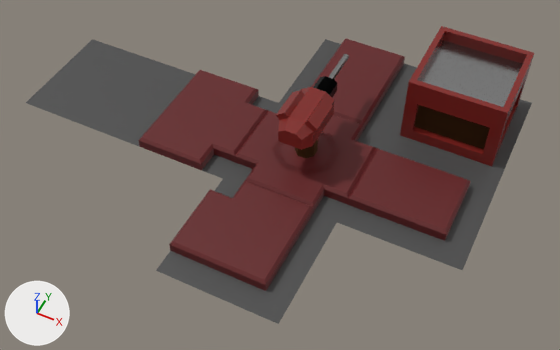
The Blender file Assets/Assets/paths.blend, before and after one commit.
Rendered twice from a camera (50 mm lens) standing at (3.54, -8.03, 9.39) and looking at (-0.23, -0.48, -0.04). Arrows for +X, +Y and +Z are at lower left; the lights stay in place.

Before the edit, the objects in view are built like this:
```python
ob_body = bpy.data.objects.new('Body', me_cylinder_001)
ob_body.parent = ob_shaft
ob_body.location = (0.0, 0.0, 0.0)
ob_path = bpy.data.objects.new('Path_', me_plane_007)
ob_path.location = (-4.0, 0.0, 0.0)
ob_path_corner = bpy.data.objects.new('Path_Corner', me_plane_005)
ob_path_corner.location = (0.0, -2.0, 0.0)
ob_path_cross = bpy.data.objects.new('Path_Cross', me_plane)
ob_path_cross.location = (0.0, 0.0, 0.0)
ob_path_end = bpy.data.objects.new('Path_End', me_plane_003)
ob_path_end.location = (2.0, 0.0, 0.0)
ob_path_straight = bpy.data.objects.new('Path_Straight', me_plane_004)
ob_path_straight.location = (0.0, 2.0, 0.0)
ob_path_t_juction = bpy.data.objects.new('Path_T-Juction', me_plane_006)
ob_path_t_juction.location = (-2.0, 0.0, 0.0)
ob_platform = bpy.data.objects.new('Platform', me_plane_008)
ob_platform.location = (2.0, 2.0, 0.0)
ob_turret = bpy.data.objects.new('Turret', me_cylinder_003)
ob_turret.parent = ob_body
ob_turret.location = (0.0, 0.0, 0.0)
```
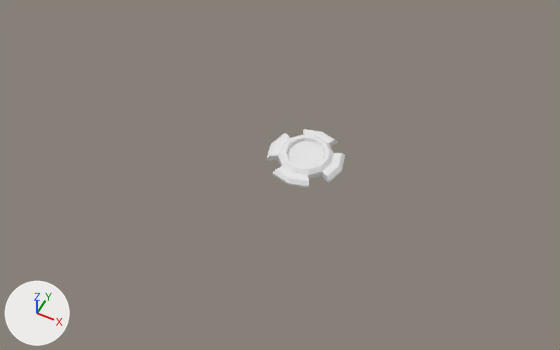
Scene script edits in JSON lines:
```json
{"op": "remove", "block": "ob_path_cross", "code": ["ob_path_cross = bpy.data.objects.new('Path_Cross', me_plane)", "ob_path_cross.location = (0.0, 0.0, 0.0)"]}
{"op": "remove", "block": "ob_path_end", "code": ["ob_path_end = bpy.data.objects.new('Path_End', me_plane_003)", "ob_path_end.location = (2.0, 0.0, 0.0)"]}
{"op": "remove", "block": "ob_path_straight", "code": ["ob_path_straight = bpy.data.objects.new('Path_Straight', me_plane_004)", "ob_path_straight.location = (0.0, 2.0, 0.0)"]}
{"op": "remove", "block": "ob_path_corner", "code": ["ob_path_corner = bpy.data.objects.new('Path_Corner', me_plane_005)", "ob_path_corner.location = (0.0, -2.0, 0.0)"]}
{"op": "remove", "block": "ob_path_t_juction", "code": ["ob_path_t_juction = bpy.data.objects.new('Path_T-Juction', me_plane_006)", "ob_path_t_juction.location = (-2.0, 0.0, 0.0)"]}
{"op": "remove", "block": "ob_platform", "code": ["ob_platform = bpy.data.objects.new('Platform', me_plane_008)", "ob_platform.location = (2.0, 2.0, 0.0)"]}
{"op": "remove", "block": "ob_path", "code": ["ob_path = bpy.data.objects.new('Path_', me_plane_007)", "ob_path.location = (-4.0, 0.0, 0.0)"]}
{"op": "remove", "block": "ob_body", "code": ["ob_body = bpy.data.objects.new('Body', me_cylinder_001)", "ob_body.parent = ob_shaft", "ob_body.location = (0.0, 0.0, 0.0)"]}
{"op": "remove", "block": "ob_shaft", "code": ["ob_shaft = bpy.data.objects.new('Shaft', me_cylinder_002)", "ob_shaft.parent = ob_base", "ob_shaft.location = (0.0, 0.0, 0.0)"]}
{"op": "remove", "block": "ob_turret", "code": ["ob_turret = bpy.data.objects.new('Turret', me_cylinder_003)", "ob_turret.parent = ob_body", "ob_turret.location = (0.0, 0.0, 0.0)"]}
```

Changed parts and their boxes (x1, y1, x2, y2) in the pictures (560 x 350 px):
```json
{"object": "Path_Corner", "change": "deleted", "before": [156, 179, 337, 324]}
{"object": "Platform", "change": "deleted", "before": [385, 26, 534, 179]}
{"object": "Path_End", "change": "deleted", "before": [337, 139, 500, 270]}
{"object": "Path_T-Juction", "change": "deleted", "before": [120, 70, 278, 178]}
{"object": "Path_Cross", "change": "deleted", "before": [223, 103, 384, 222]}
{"object": "Path_", "change": "deleted", "before": [26, 39, 181, 139]}
{"object": "Path_Straight", "change": "deleted", "before": [279, 39, 417, 139]}
{"object": "Body", "change": "deleted", "before": [276, 87, 334, 150], "on screen": "red"}
{"object": "Turret", "change": "deleted", "before": [313, 54, 349, 97]}
{"object": "Shaft", "change": "deleted", "before": [295, 139, 318, 158]}
{"object": "Base", "change": "unchanged, uncovered by the edit", "before": [272, 134, 340, 175], "after": [266, 129, 345, 188]}
```
